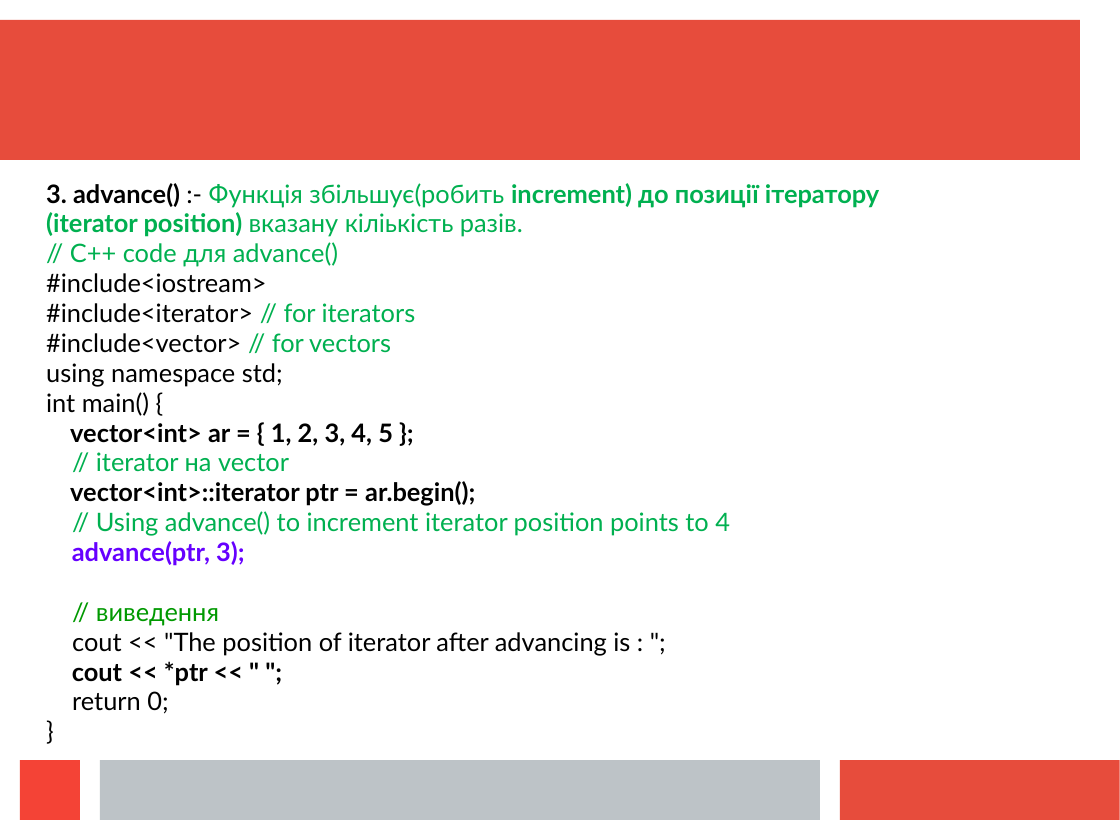
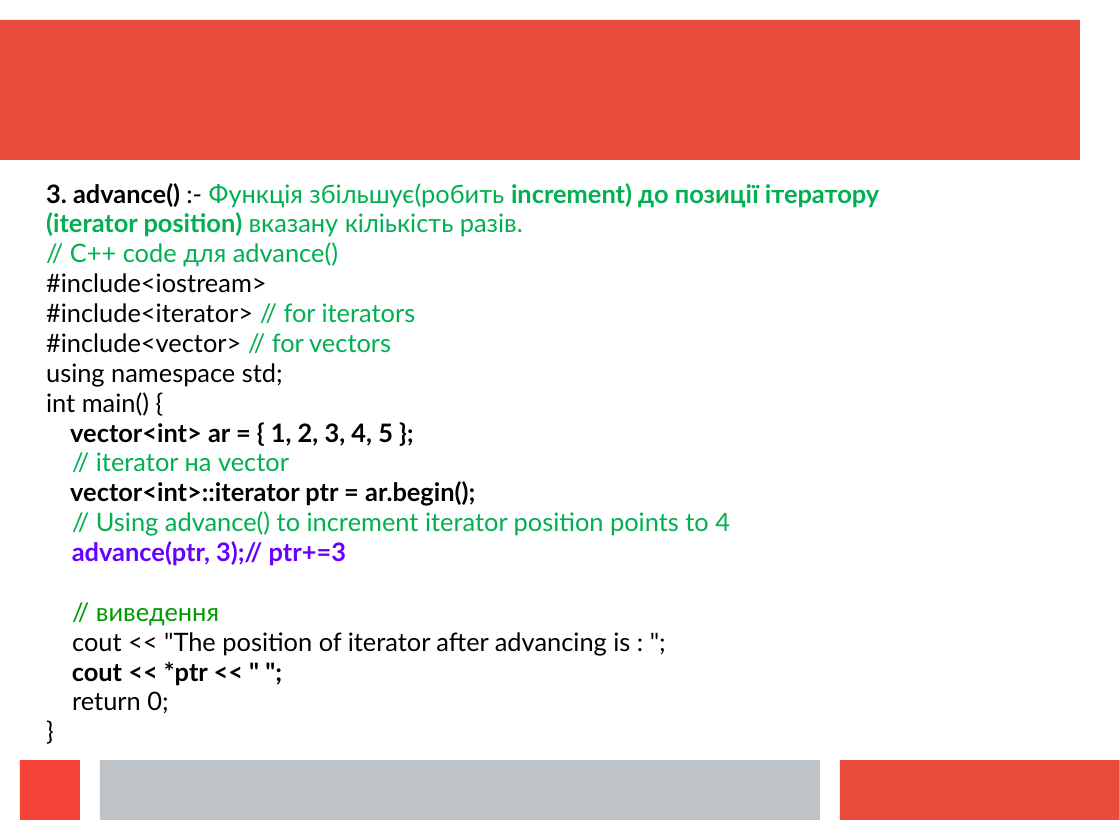
Before and after one commit to mecchmatProjects/CppCourse, a slide deck: slide 8 of Lect12_2/CppUkrTutor12_2.ppt. Drawn at 1120x840 pixels with LibreOffice and Linux fonts; fonts in the diff are those of the drawing. Boxes give left, top, right and bottom in pixels: in the first picture for what was removed or moved away, otherwise in the second. Text is boxed around its words. In the diff, an @@ line names an element or a change of style, - is before the commit and + after.

```diff
--- a/Lect12_2/CppUkrTutor12_2.ppt
+++ b/Lect12_2/CppUkrTutor12_2.ppt
@@ text in free at (72,541,346,566): text changed @@
-advance(ptr, 3);
+advance(ptr, 3);// ptr+=3
```
Also in this commit, not shown: 4 other slides changed, 4 other files.
